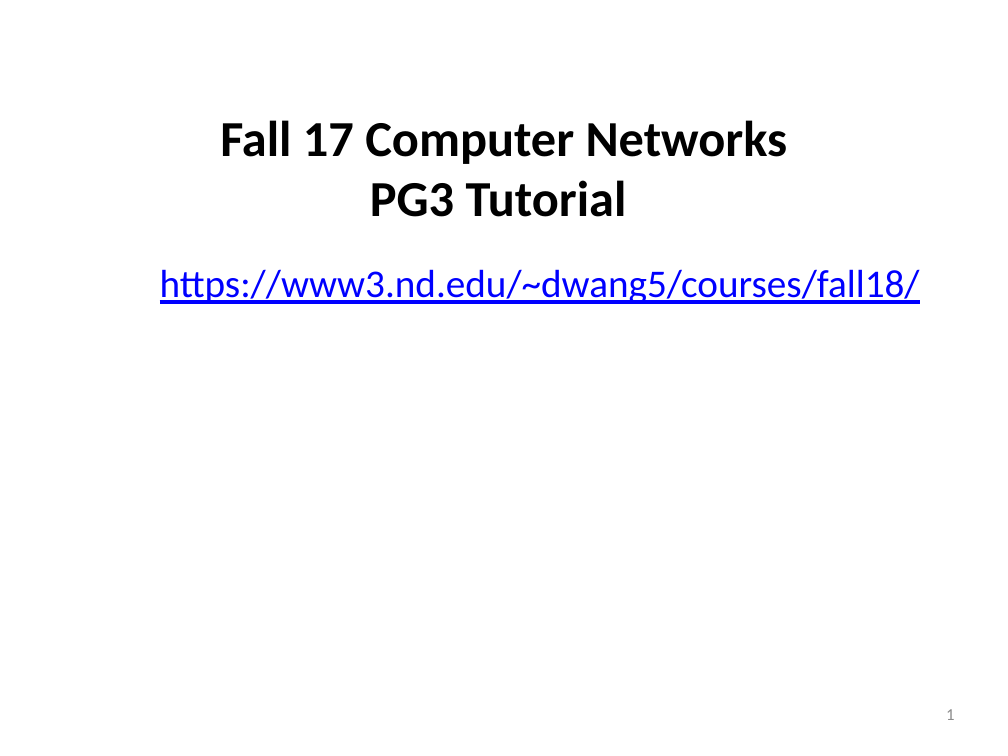
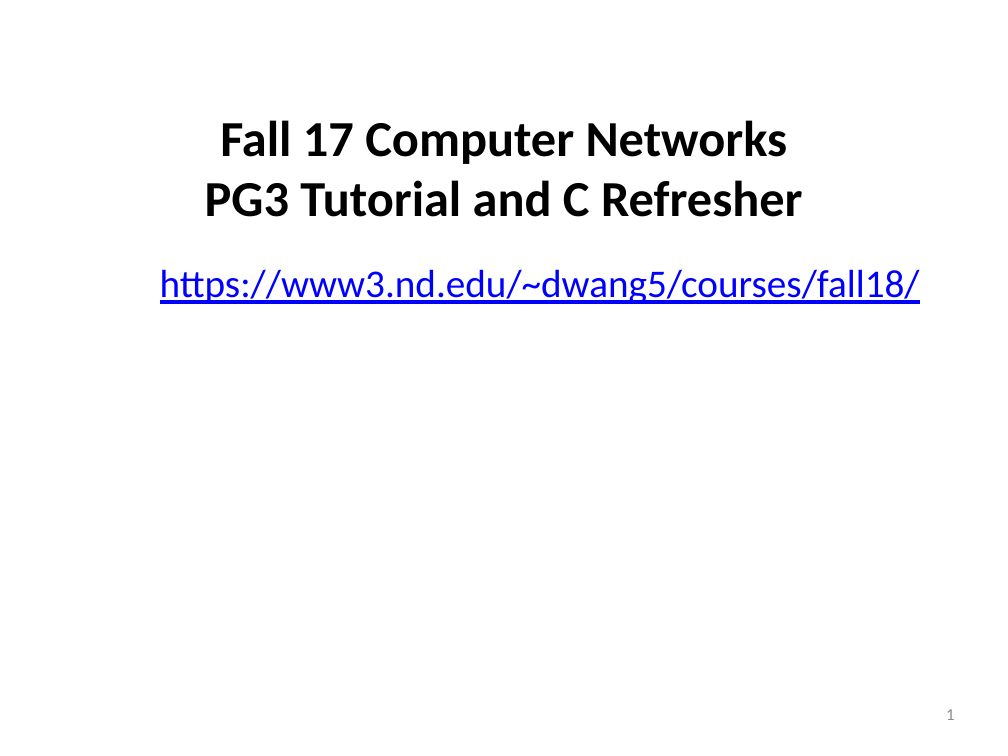
Before and after one commit to NathanRVance/pg3_tutorial, a slide deck: slide 1 of Tutorial 2_PG4.pptx. Drawn at 1008x756 pixels with LibreOffice and Linux fonts; fonts in the diff are those of the drawing. Boxes give left, top, right and bottom in pixels: in the first picture for what was removed or moved away, otherwise in the second. Text is boxed around its words. In the diff, an @@ line names an element or a change of style, - is before the commit and + after.

Commit message:
Update tutorial

```diff
--- a/Tutorial 2_PG4.pptx
+++ b/Tutorial 2_PG4.pptx
@@ text at (x1=205, y1=180, x2=803, y2=217): text changed @@
-PG3 Tutorial
+PG3 Tutorial and C Refresher
```
Also in this commit, not shown: 9 other slides changed, 6 slides added.
